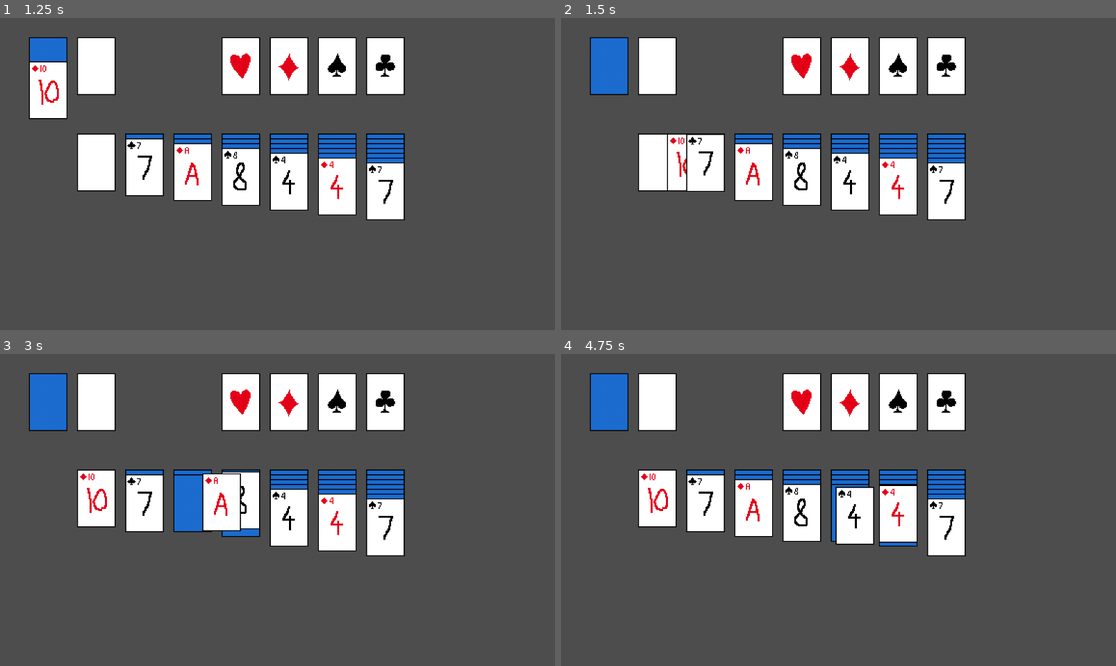
Above: before the commit, frames 1-4 (two rows, left to right).
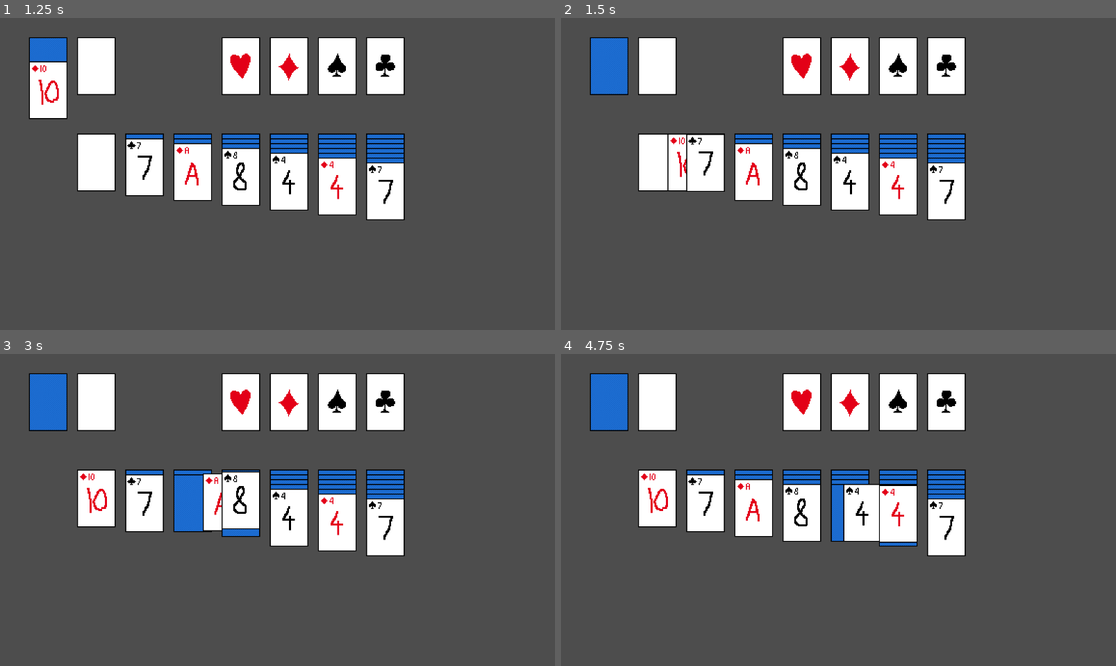
Above: after the commit, the same moments.

Repository: pnkmht135/Solitaire
Game: Godot game, scene res://Game.tscn
Same seed, same stepped clock (60 frames per second), same inputs: the game is played once before the commit and once after it.
Inputs (mouse positions are in pixels of both pictures, inside the frame that each line leads up to):
- Up to frame 1 (1.25 s): move the mouse to (49, 89) at 0.52 s; press the mouse at (49, 89) at 0.53 s
- Up to frame 2 (1.5 s): move the mouse to (705, 161) at 1.27 s; release the mouse at (705, 161) at 1.28 s; click (705, 161) at 1.35 s
- Up to frame 3 (3 s): move the mouse to (194, 497) at 2.02 s; press the mouse at (194, 497) at 2.03 s; tap Enter at 2.75 s; move the mouse to (238, 497) at 2.77 s; release the mouse at (238, 497) at 2.78 s; click (238, 497) at 2.85 s
- Up to frame 4 (4.75 s): move the mouse to (849, 497) at 3.52 s; press the mouse at (849, 497) at 3.53 s; tap Space at 4.25 s; move the mouse to (899, 497) at 4.27 s; release the mouse at (899, 497) at 4.28 s; click (899, 497) at 4.35 s

Frame 1 is identical in both runs. In frame 2, 0.1% of the frame differs, in the area x 19-23%, y 37-56%; in frame 3, 0.3%; in frame 4, 0.8%, in the area x 49-58%, y 41-62%.

Commit message:
Fixed offset/positioning of tabluea hitbox

Diff:
--- a/Game elements/Tableau.tscn
+++ b/Game elements/Tableau.tscn
@@ -4,20 +4,19 @@
 [ext_resource type="Texture2D" uid="uid://cqiyu1ifc04gw" path="res://Sprites/Cards.png" id="2_ovack"]
 
 [sub_resource type="RectangleShape2D" id="RectangleShape2D_rsw77"]
-size = Vector2(76, 116)
+size = Vector2(40, 60)
 
 [node name="Tableau" type="Node2D"]
+scale = Vector2(2, 2)
 script = ExtResource("1_rsw77")
 
 [node name="Sprite2D" type="Sprite2D" parent="."]
-scale = Vector2(2, 2)
 texture = ExtResource("2_ovack")
 hframes = 13
 vframes = 5
 frame = 53
 
 [node name="Area" type="Area2D" parent="."]
-scale = Vector2(0.75, 0.75)
 collision_layer = 2
 
 [node name="Shape" type="CollisionShape2D" parent="Area"]
--- a/Game elements/card.gd
+++ b/Game elements/card.gd
@@ -62,13 +62,13 @@
 	$Click_Box.scale.y = 1
 	$Click_Box.position.y=0
 
-func return_to_place()->void:
+func return_to_place(time=0.5)->void:
 	in_hand=false # TODO: make this an assert
 	var tween_drop = create_tween()
 	tween_drop.set_ease(Tween.EASE_IN_OUT)
 	#TODO: double check if global or local needed here
 	#print("moving to ",current_position)
-	tween_drop.tween_property($".","position",current_position,0.5)
+	tween_drop.tween_property($".","position",current_position,time)
 	#print("returned ",num," to ",self.get_parent(),parent)
 	# TODO: fix issue with parent but not .get_parant() being set
 
--- a/Game elements/tableau.gd
+++ b/Game elements/tableau.gd
@@ -5,7 +5,8 @@
 # var cards_stack : Array[Card] = [] Defined in Table_Elemet Class
 # var current_index: int = 0 Defined in Table_Element class
 @onready var area: Area2D = $Area
-@onready var offset : int = 10
+var offset : int = 5
+var open_offset: int = 10
 @onready var card_to_add : Card = null
 var first_open = 0
 
@@ -31,10 +32,8 @@
 			card.index=index
 			card.reparent(self)
 			card.parent=self
-			var tween = create_tween()
-			tween.set_ease(Tween.EASE_IN_OUT)
-			tween.tween_property(card,"position",Vector2(0,current_offset),1)
 			card.current_position=Vector2(0,current_offset)
+			card.return_to_place(1)
 			current_offset+=offset
 			index+=1
 			card.move_to_front()
@@ -62,9 +61,15 @@
 			card_to_add=null
 			set_process(false)
 
+func get_offset()->int:
+	print("Stack info:",num_cards," ",first_open)
+	if num_cards==0:
+		return 0
+	return offset*first_open+(open_offset)*(num_cards-first_open-1)
+
+# BUG: add card/remove card bug, seems like all children are not added to tabluea stack
+
 func add_card(card: Card):
-	#TODO: properly handle cases of adding stack of crads for moving area
-	#TODO: handle open card spacing when moving area
 	if num_cards>0:
 		#print("adding to a non-empty stack")
 		var topcard= cards_stack[-1]
@@ -75,7 +80,7 @@
 		topcard.children.append(card)
 		topcard.children.append_array(card.children) # TODO: check if this works like python
 		print("after: %d has %d children" % [topcard.num,len(topcard.children)])
-		card.position=Vector2(0,offset)
+		card.position=Vector2(0,open_offset)
 		card.current_position=card.position
 	elif num_cards==0:
 		print("Empty stack!!")
@@ -85,7 +90,7 @@
 		card.current_position=card.position
 		#TODO: handle area.pos outside of if and elif?
 	num_cards+=len(card.children)+1 # +1 to include card itself
-	area.position=Vector2(0,offset*(num_cards))
+	area.position=Vector2(0,get_offset())
 	card.parent=self
 	cards_stack.append(card)
 	for child in card.children:
@@ -95,11 +100,9 @@
 
 func remove_card(card:Card,index:int)->void:
 	#TODO: Bug where tabluea area being sent too high/back
-	#TODO: change to use first_open instead
 	if cards_stack.is_empty():
 		push_error("Cannot remove card from an empty Tabluea: ",self.name)
 		return
-	#print(len(remove_stack)," number of children")
 	var card_children = cards_stack.slice(card.index+1,num_cards+1)
 	cards_stack.erase(card)
 	card.children=card_children
@@ -108,23 +111,20 @@
 		cards_stack.erase(child)
 		print("removed: ",child.num)
 		num_cards-=1
-	if num_cards<=0:
-		num_cards=0
-		area.position=Vector2(0,0)
-	else:
-		area.position=Vector2(0,offset*(num_cards-1))
 	if not(cards_stack.is_empty()):
-		var topcard = cards_stack[-1]  # is sometimes reading from the wrong card. Removal issue
-		print(topcard.num," Is revealed? ",topcard.is_hidden) #TODO:sometimes not flipped whn should
+		var topcard = cards_stack[-1]
+		print(topcard.num," Is revealed? ",topcard.is_hidden)
 		if topcard.is_hidden:
-			print("Card revealed.")
-			cards_stack[-1].flip_card()
-			first_open=cards_stack[-1].index
-			return
+			print("Card revealed. ",topcard.index)
+			topcard.flip_card()
+			first_open=topcard.index
 		# TODO: incorperate this loop into the prev children loop
-		for child in card_children:
-			topcard.children.erase(child)
+		# OR: do not need cos card_children always set in remove_card
+		#for child in card_children:
+			#topcard.children.erase(child)
 		topcard.reset_clickbox()
+	area.position=Vector2(0,get_offset()) #calling too early, b4 firstopen is set
+
 # TODO: change func names to reflect click area rename to area
 func _on_click_area_area_entered(card_area: Area2D) -> void:
 	# when a card hitbox enteres tablue click area
